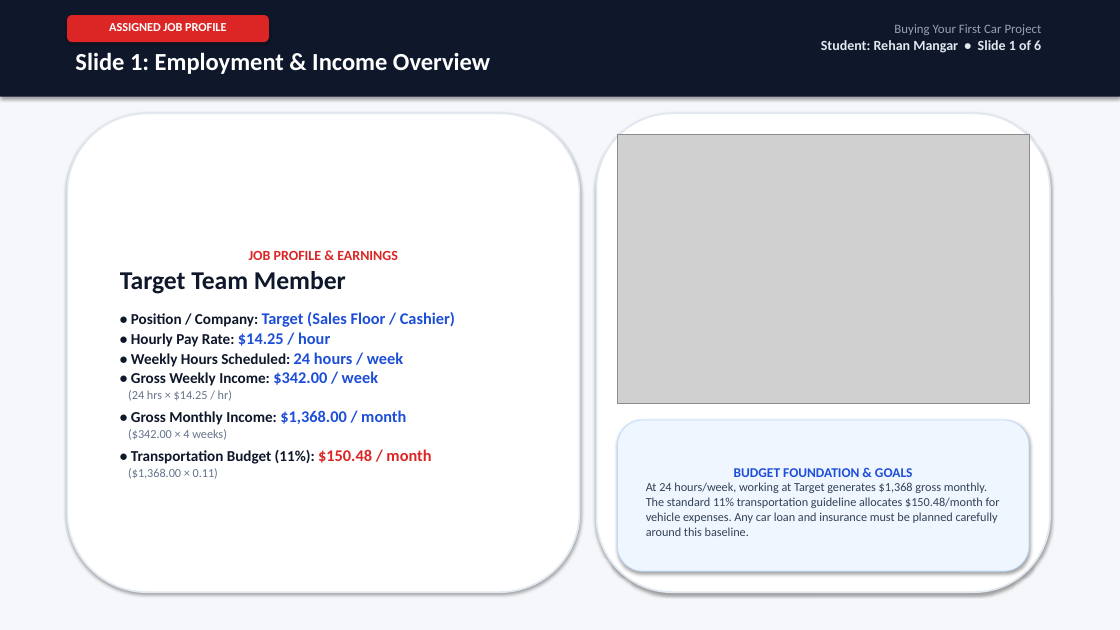
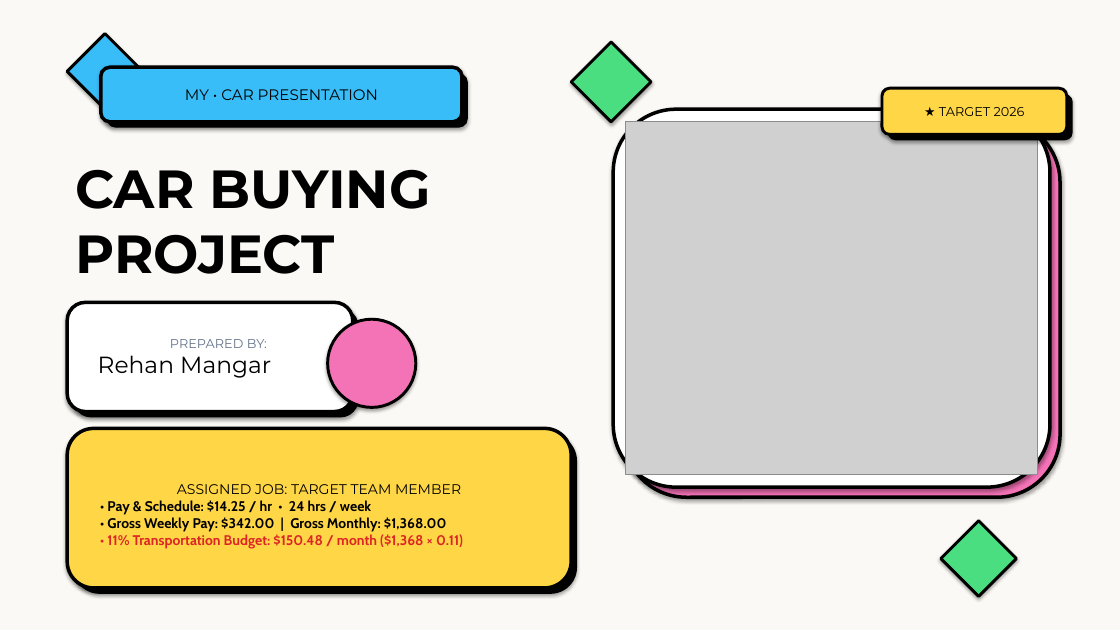
Before and after one commit to StwFate/Physics_Site, a slide deck: slide 1 of Car_Buying_Project/Buying_Your_First_Car_Presentation.pptx. Drawn at 1120x630 pixels with LibreOffice and Linux fonts; fonts in the diff are those of the drawing; grey boxes stand for pictures. Boxes give left, top, right and bottom in pixels: in the first picture for what was removed or moved away, otherwise in the second. Text is boxed around its words. In the diff, an @@ line names an element or a change of style, - is before the commit and + after.

Commit message:
style: redesign presentation deck with neo-brutalism pop art aesthetic

```diff
--- a/Car_Buying_Project/Buying_Your_First_Car_Presentation.pptx
+++ b/Car_Buying_Project/Buying_Your_First_Car_Presentation.pptx
@@ rectangle at box(0, 0, 1120, 630): fill #F5F7FA to #FBF9F5 @@
@@ rectangle removed at box(0, 0, 1120, 97) @@
@@ rounded rectangle removed at box(67, 15, 269, 42) @@
-ASSIGNED JOB PROFILE
@@ text removed at box(821, 24, 1042, 53) @@
-Buying Your First Car Project
-Student: Rehan Mangar • Slide 1 of 6
@@ diamond added at box(67, 34, 143, 109), fill #38BDF8, outline #000000 2.5 pt @@
@@ text removed at box(75, 52, 490, 74) @@
-Slide 1: Employment & Income Overview
@@ diamond added at box(571, 42, 651, 122), fill #4ADE80, outline #000000 2.5 pt @@
@@ rounded rectangle added at box(101, 67, 462, 122), fill #38BDF8, outline #000000 3 pt, 13 pt, text #000000 @@
+MY • CAR PRESENTATION
@@ rounded rectangle added at box(107, 73, 468, 128), fill #000000 @@
@@ rounded rectangle added at box(882, 88, 1067, 134), fill #FFD646, outline #000000 2.5 pt, 11 pt, text #000000 @@
+★ TARGET 2026
@@ rounded rectangle: place and size @@
-rounded rectangle at box(597, 113, 1050, 592)
+rounded rectangle at box(613, 109, 1050, 487)
@@ rounded rectangle at box(613, 109, 1050, 487): outline #E2E8F0 1.5 pt to #000000 3 pt @@
@@ rounded rectangle added at box(623, 119, 1060, 497), fill #F472B6, outline #000000 3 pt @@
@@ rounded rectangle added at box(888, 94, 1073, 140), fill #000000 @@
@@ picture: place and size @@
-picture at box(618, 134, 1029, 403)
+picture at box(626, 122, 1038, 475)
@@ text added at box(75, 169, 431, 274), 46 pt, text #000000, bold @@
+CAR BUYING
+PROJECT
@@ rounded rectangle added at box(67, 302, 353, 412), fill #FFFFFF, outline #000000 3 pt, 11 pt, text #64748B @@
+PREPARED BY:
+Rehan Mangar
@@ rounded rectangle added at box(73, 308, 359, 418), fill #000000 @@
@@ ellipse added at box(328, 319, 416, 408), fill #F472B6, outline #000000 2.5 pt @@
@@ rounded rectangle "ASSIGNED JOB: TARGET TEAM MEMBER": place and size @@
-rounded rectangle "ASSIGNED JOB: TARGET TEAM MEMBER" at box(67, 113, 580, 592)
+rounded rectangle "ASSIGNED JOB: TARGET TEAM MEMBER" at box(67, 429, 571, 588)
@@ rounded rectangle "ASSIGNED JOB: TARGET TEAM MEMBER" at box(67, 429, 571, 588): fill #FFFFFF to #FFD646; outline #E2E8F0 1.5 pt to #000000 3 pt @@
@@ rounded rectangle added at box(73, 434, 577, 594), fill #000000 @@
@@ rounded rectangle removed at box(618, 420, 1029, 571) @@
-BUDGET FOUNDATION & GOALS
-At 24 hours/week, working at Target generates $1,368 gross monthly. The standard 11% transportation guideline allocates $150.48/month for vehicle expenses. Any car loan and insurance must be planned carefully around this baseline.
@@ text in rounded rectangle at box(107, 484, 463, 549): text changed; size 13 to 12 pt; font Calibri to Cabin; text colour #0F172A to #000000 @@
-JOB PROFILE & EARNINGS
-Target Team Member
-• Position / Company: Target (Sales Floor / Cashier)
-• Hourly Pay Rate: $14.25 / hour
-• Weekly Hours Scheduled: 24 hours / week
-• Gross Weekly Income: $342.00 / week
-(24 hrs × $14.25 / hr)
-• Gross Monthly Income: $1,368.00 / month
-($342.00 × 4 weeks)
-• Transportation Budget (11%): $150.48 / month
-($1,368.00 × 0.11)
+ASSIGNED JOB: TARGET TEAM MEMBER
+• Pay & Schedule: $14.25 / hr • 24 hrs / week
+• Gross Weekly Pay: $342.00 | Gross Monthly: $1,368.00
+• 11% Transportation Budget: $150.48 / month ($1,368 × 0.11)
@@ diamond added at box(941, 521, 1017, 597), fill #4ADE80, outline #000000 2.5 pt @@
```
Also in this commit, not shown: 5 other slides changed, 1 other file.
